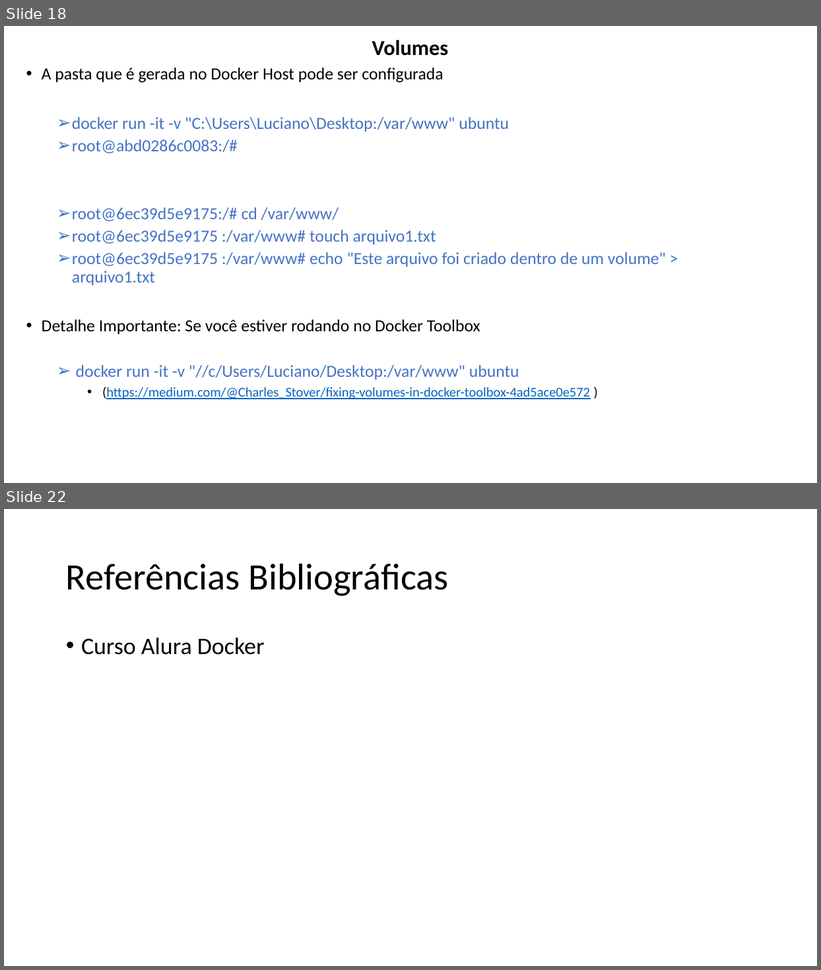
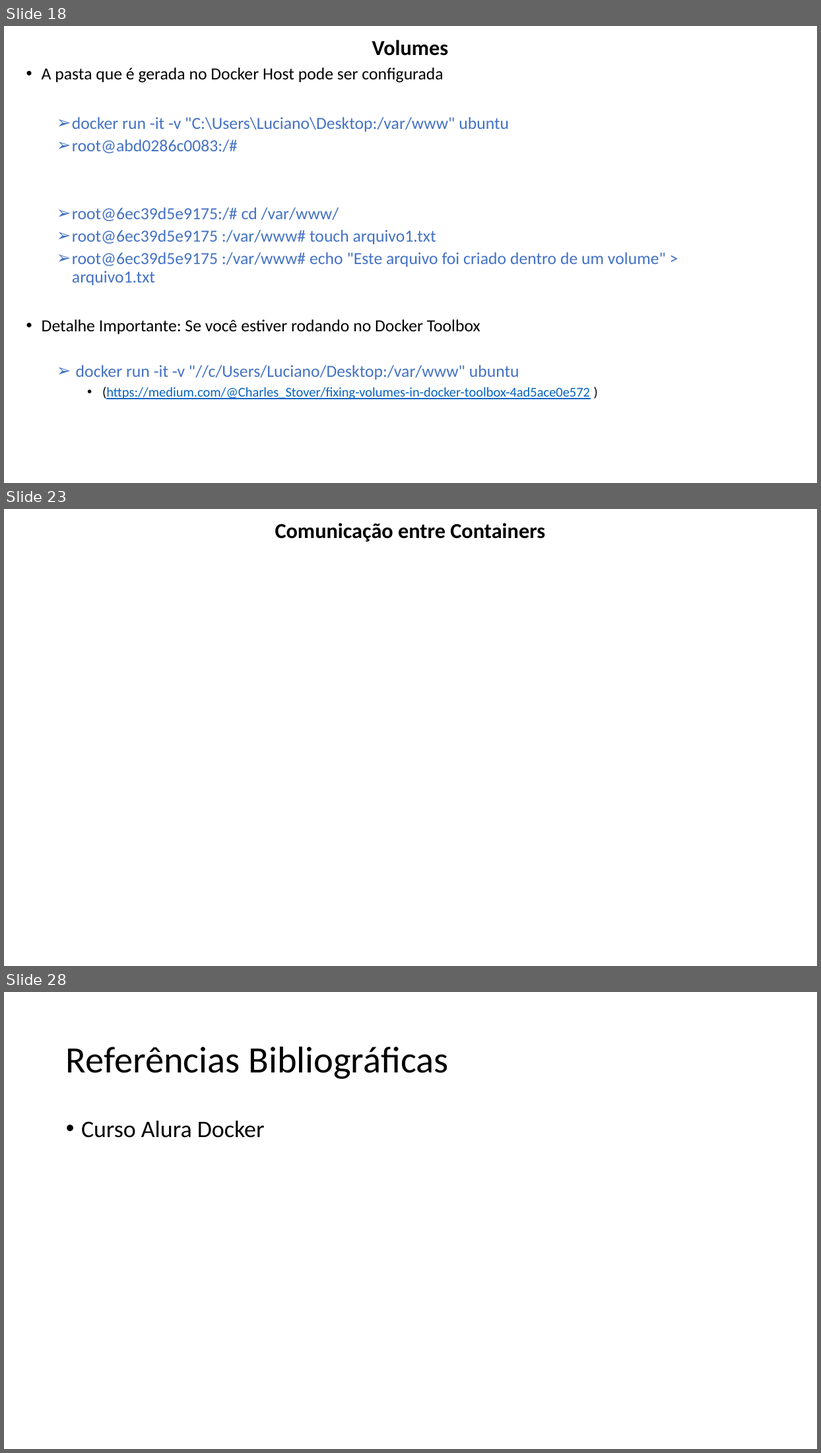
Before and after one commit to lacsousa/learning-docker, a slide deck: docs/docker-resumo.pptx. Shown one above the other, each under a label of ours: slides 18 and 22 before the commit, slides 18, 23 and 28 after it; the slides between them are not shown. The pictures are 821x970 and 821x1453 pixels, drawn with LibreOffice and Linux fonts; fonts in the diff are those of the drawing. Boxes give left, top, right and bottom in pixels: in the first picture for what was removed or moved away, otherwise in the second. Text is boxed around its words. In the diff, an @@ line names an element or a change of style, - is before the commit and + after.

Commit message:
Exemplos com Volumes e execução de Containers

```diff
--- a/docs/docker-resumo.pptx
+++ b/docs/docker-resumo.pptx
@@ slide 23 added at box(4, 509, 817, 966), background #FFFFFF @@
@@ title added at box(275, 523, 545, 542), 25.2 pt, text #000000, bold @@
+Comunicação entre Containers
@@ what was slide 22 is now slide 28 @@
```
Also in this commit, not shown: 1 slide changed, 6 other slides added, 1 slide removed, 6 other files.
